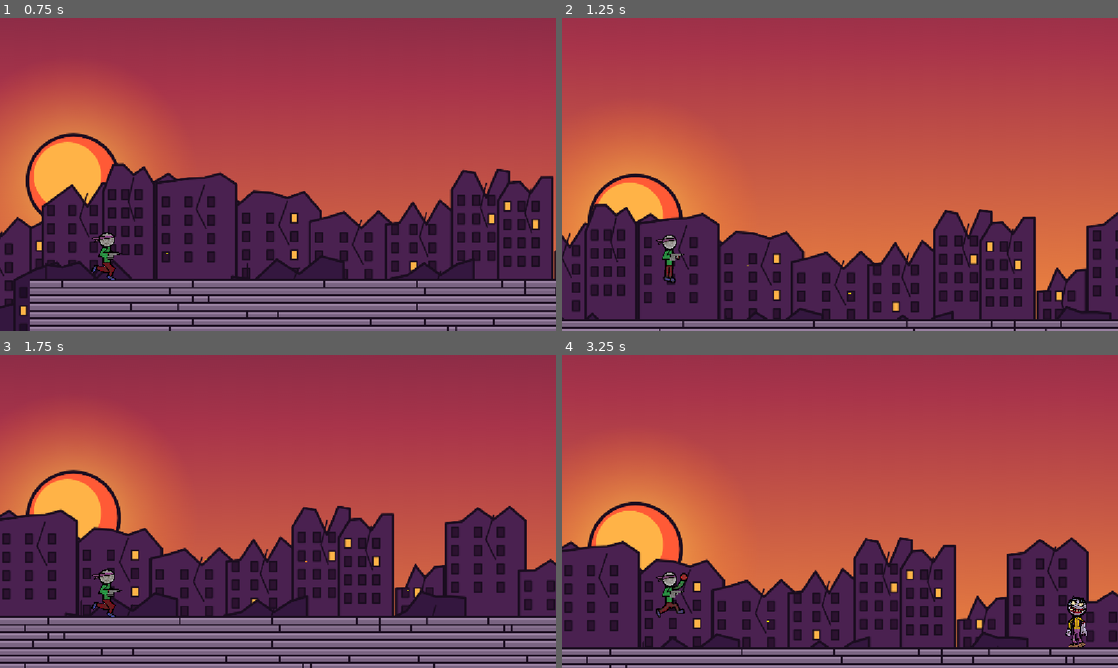
Above: before the commit, frames 1-4 (two rows, left to right).
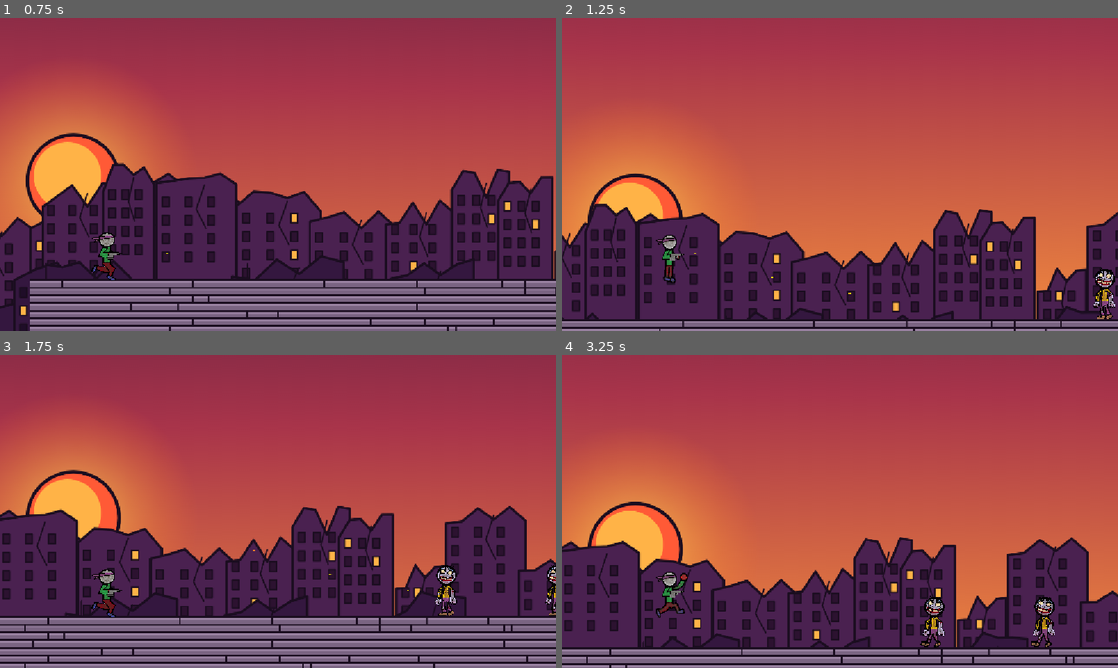
Above: after the commit, the same moments.

Repository: CodingFox007/ByteJam2026
Game: Godot game, scene res://Scenes/level_1.tscn
Two runs of this game, one before a commit and one after it. Both use one fixed random seed, a clock stepped at 60 frames per second and the inputs below.
Inputs (mouse positions are in pixels of both pictures, inside the frame that each line leads up to):
- Up to frame 1 (0.75 s): tap Enter at 0.5 s; move the mouse to (400, 158) at 0.52 s; press the mouse at (400, 158) at 0.53 s; hold Right (right) from 0.53 s (still down)
- Up to frame 2 (1.25 s): keep holding Right (right); tap Space (jump) at 0.77 s
- Up to frame 3 (1.75 s): keep holding Right (right); move the mouse to (166, 527) at 1.27 s; release the mouse at (166, 527) at 1.28 s; click (166, 527) at 1.35 s; tap Space (jump) at 1.52 s
- Up to frame 4 (3.25 s): move the mouse to (895, 442) at 2.02 s; release Right (right) at 2.03 s; press the mouse at (895, 442) at 2.03 s; hold A (left) 2.03-2.78 s; move the mouse to (812, 574) at 2.77 s; release the mouse at (812, 574) at 2.78 s; hold Right (right) from 2.78 s (still down); click (812, 574) at 2.85 s; tap Space (jump) at 3.02 s

Frame 1 is identical in both runs. In frame 2, 0.4% of the frame differs, in the area x 23-100%, y 75-97%; in frame 3, 0.6%; in frame 4, 1.3%, in the area x 36-95%, y 76-94%.

Commit message:
Updated Pistol handling

Diff:
--- a/byte-jam-26/Scenes/Weapons/pistol.tscn
+++ b/byte-jam-26/Scenes/Weapons/pistol.tscn
@@ -21,6 +21,8 @@
 
 [node name="Pistol" type="Node2D" unique_id=2135593658]
 script = ExtResource("1_aq3ds")
+damage = 20
+fire_rate = 0.3
 bullet_scene = ExtResource("2_olife")
 
 [node name="AnimatedSprite2D" type="AnimatedSprite2D" parent="." unique_id=880816911]
--- a/byte-jam-26/Scenes/enemy.tscn
+++ b/byte-jam-26/Scenes/enemy.tscn
@@ -62,7 +62,7 @@
 [sub_resource type="RectangleShape2D" id="RectangleShape2D_8wb0i"]
 size = Vector2(3899.4448, 739.9624)
 
-[node name="Node2D" type="Node2D" unique_id=1441788404]
+[node name="Zombie" type="Node2D" unique_id=1441788404]
 
 [node name="zombie" type="CharacterBody2D" parent="." unique_id=2007749563 groups=["zombie"]]
 texture_filter = 1
--- a/byte-jam-26/Scenes/level_1.tscn
+++ b/byte-jam-26/Scenes/level_1.tscn
@@ -1660,5 +1660,8 @@
 [node name="CollisionShape2D" type="CollisionShape2D" parent="killZone" unique_id=1293244022]
 shape = SubResource("WorldBoundaryShape2D_boc63")
 
-[node name="Node2D" parent="." unique_id=1441788404 instance=ExtResource("9_wrinw")]
-position = Vector2(1391, 395)
+[node name="Zombie" parent="." unique_id=1441788404 instance=ExtResource("9_wrinw")]
+position = Vector2(1364, 463)
+
+[node name="Zombie2" parent="." unique_id=1825210692 instance=ExtResource("9_wrinw")]
+position = Vector2(1192, 467)
